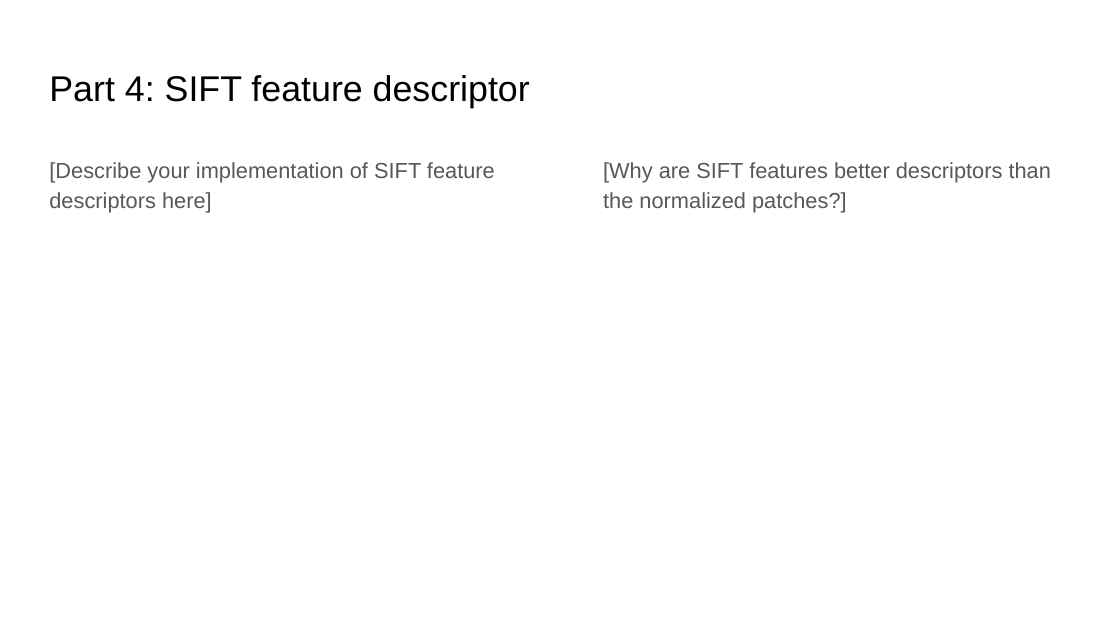
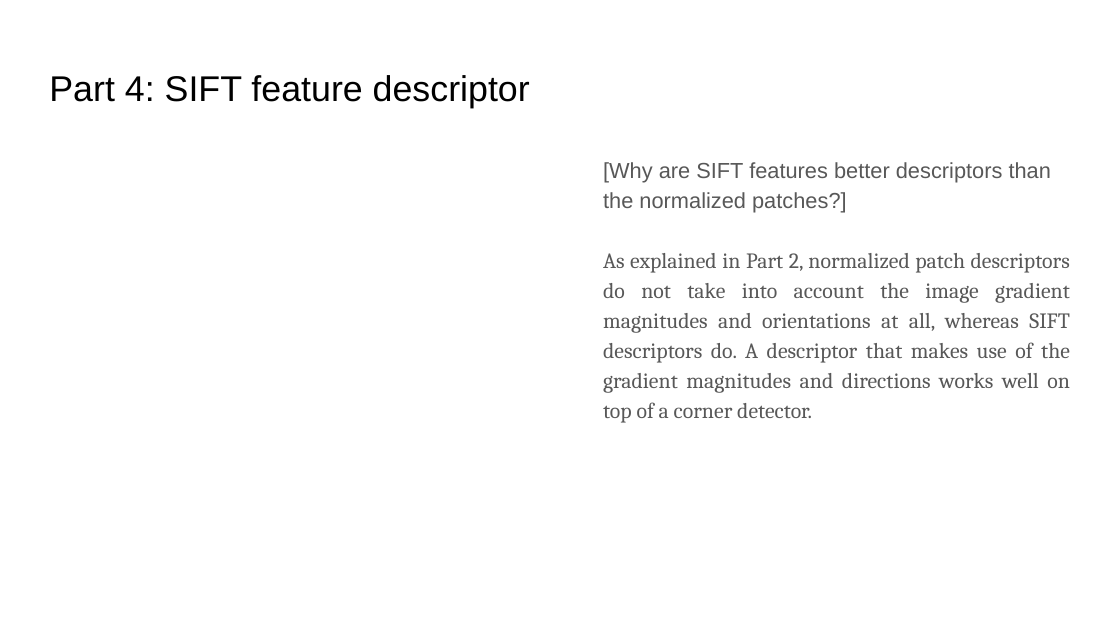
Before and after one commit to ShuvoNewaz/CS-6476-Projects-Fall2022, a slide deck: slide 13 of docs/proj2_report.pptx. Drawn at 1120x630 pixels with LibreOffice and Linux fonts; fonts in the diff are those of the drawing; grey boxes stand for pictures. Boxes give left, top, right and bottom in pixels: in the first picture for what was removed or moved away, otherwise in the second. Text is boxed around its words. In the diff, an @@ line names an element or a change of style, - is before the commit and + after.

```diff
--- a/docs/proj2_report.pptx
+++ b/docs/proj2_report.pptx
@@ text removed at (49, 162, 495, 212) @@
-[Describe your implementation of SIFT feature descriptors here]
@@ text at (603, 253, 1070, 423): paragraph added @@
+As explained in Part 2, normalized patch descriptors do not take into account the image gradient magnitudes and orientations at all, whereas SIFT descriptors do. A descriptor that makes use of the gradient magnitudes and directions works well on top of a corner detector.
```
Also in this commit, not shown: 18 other slides changed, 1 slide added, 1 slide removed, 1 other file.
